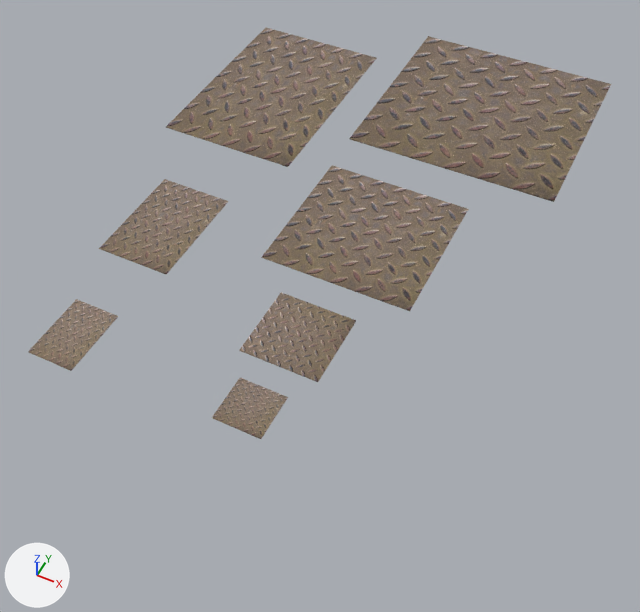
A saved change to the Blender file BlenderAssets/FactoryComponentFMPlate.blend.
One viewpoint serves both versions: a 50 mm lens placed at (3.16, -4.64, 7.86), pointed at (-0.31, 2.31, -0.83). Lighting does not change. The marker at lower left points along +X, +Y and +Z.

Script lines for the objects in view, before the commit:
```python
ob_factorycomponentmplate01 = bpy.data.objects.new('FactoryComponentMPlate01', me_plane)
ob_factorycomponentmplate01.location = (0.0, 0.0, 0.0)
ob_factorycomponentmplate02 = bpy.data.objects.new('FactoryComponentMPlate02', me_plane_001)
ob_factorycomponentmplate02.location = (0.0, 1.13, 0.0)
ob_factorycomponentmplate03 = bpy.data.objects.new('FactoryComponentMPlate03', me_plane_002)
ob_factorycomponentmplate03.location = (0.0, 3.05, 0.0)
ob_factorycomponentmplate04 = bpy.data.objects.new('FactoryComponentMPlate04', me_plane_008)
ob_factorycomponentmplate04.location = (0.46, 6.2, 0.0)
ob_factorycomponentmplate05 = bpy.data.objects.new('FactoryComponentMPlate05', me_plane_006)
ob_factorycomponentmplate05.location = (-2.33, -0.01, 0.0)
ob_factorycomponentmplate06 = bpy.data.objects.new('FactoryComponentMPlate06', me_plane_004)
ob_factorycomponentmplate06.location = (-2.4, 2.02, 0.0)
ob_factorycomponentmplate07 = bpy.data.objects.new('FactoryComponentMPlate07', me_plane_005)
ob_factorycomponentmplate07.location = (-2.53, 5.25, 0.0)
```
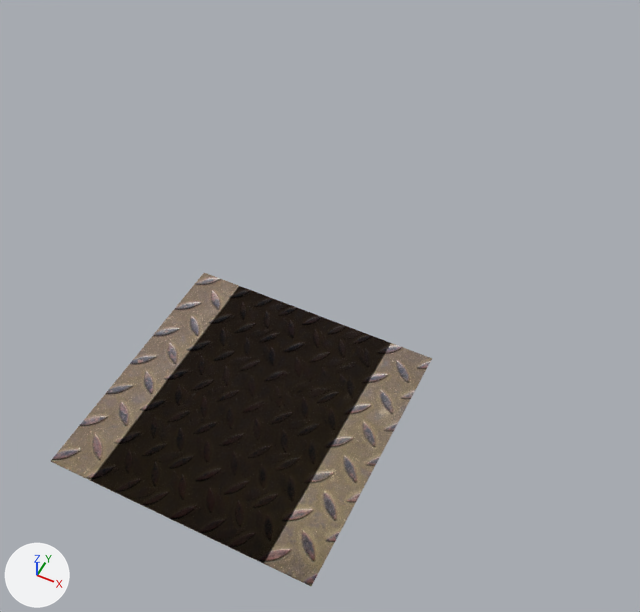
Diff of the bpy script that builds the scene:
```diff
--- a/BlenderAssets/FactoryComponentFMPlate.blend.py
+++ b/BlenderAssets/FactoryComponentFMPlate.blend.py
@@ ob_factorycomponentmplate02 @@
 ob_factorycomponentmplate02 = bpy.data.objects.new('FactoryComponentMPlate02', me_plane_001)
-ob_factorycomponentmplate02.location = (0.0, 1.13, 0.0)
+ob_factorycomponentmplate02.location = (0.0, 0.0, 0.0)
@@ ob_factorycomponentmplate03 @@
 ob_factorycomponentmplate03 = bpy.data.objects.new('FactoryComponentMPlate03', me_plane_002)
-ob_factorycomponentmplate03.location = (0.0, 3.05, 0.0)
+ob_factorycomponentmplate03.location = (0.0, 0.0, 0.0)
@@ ob_factorycomponentmplate04 @@
 ob_factorycomponentmplate04 = bpy.data.objects.new('FactoryComponentMPlate04', me_plane_008)
-ob_factorycomponentmplate04.location = (0.46, 6.2, 0.0)
+ob_factorycomponentmplate04.location = (0.0, 0.0, 0.0)
@@ ob_factorycomponentmplate06 @@
 ob_factorycomponentmplate06 = bpy.data.objects.new('FactoryComponentMPlate06', me_plane_004)
-ob_factorycomponentmplate06.location = (-2.4, 2.02, 0.0)
+ob_factorycomponentmplate06.location = (0.0, 0.0, 0.0)
@@ ob_factorycomponentmplate07 @@
 ob_factorycomponentmplate07 = bpy.data.objects.new('FactoryComponentMPlate07', me_plane_005)
-ob_factorycomponentmplate07.location = (-2.53, 5.25, 0.0)
+ob_factorycomponentmplate07.location = (0.0, 0.0, 0.0)
@@ ob_factorycomponentmplate05 @@
 ob_factorycomponentmplate05 = bpy.data.objects.new('FactoryComponentMPlate05', me_plane_006)
-ob_factorycomponentmplate05.location = (-2.33, -0.01, 0.0)
+ob_factorycomponentmplate05.location = (0.0, 0.0, 0.0)
```

Where the change shows, as pixel boxes (x1, y1, x2, y2) in the pictures (640 x 612 px):
'FactoryComponentMPlate04', moved
    before: (349, 36, 611, 202)
    after: (51, 273, 432, 586)
'FactoryComponentMPlate03', moved
    before: (261, 166, 469, 311)
    after: (120, 314, 373, 520)
'FactoryComponentMPlate07', moved
    before: (166, 28, 377, 167)
    after: (91, 286, 389, 561)
'FactoryComponentMPlate06', moved
    before: (99, 179, 228, 274)
    after: (176, 346, 319, 476)
'FactoryComponentMPlate02', moved
    before: (239, 292, 356, 382)
    after: (192, 361, 309, 458)
'FactoryComponentMPlate05', moved
    before: (28, 299, 118, 371)
    after: (205, 368, 292, 447)
'FactoryComponentMPlate01', unchanged, covered by the edit
    before: (212, 378, 288, 439)
    after: (216, 379, 285, 438)
